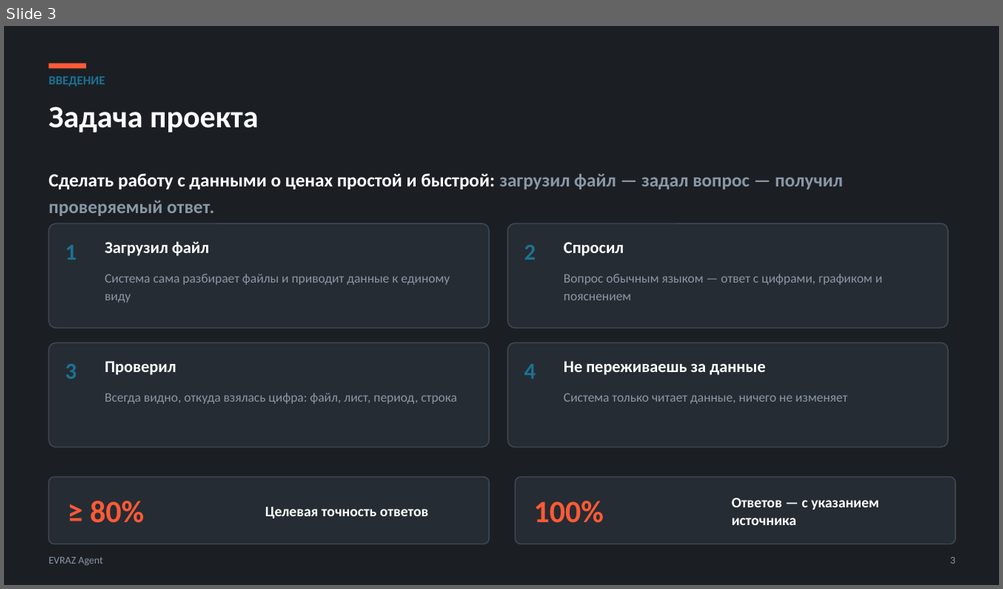
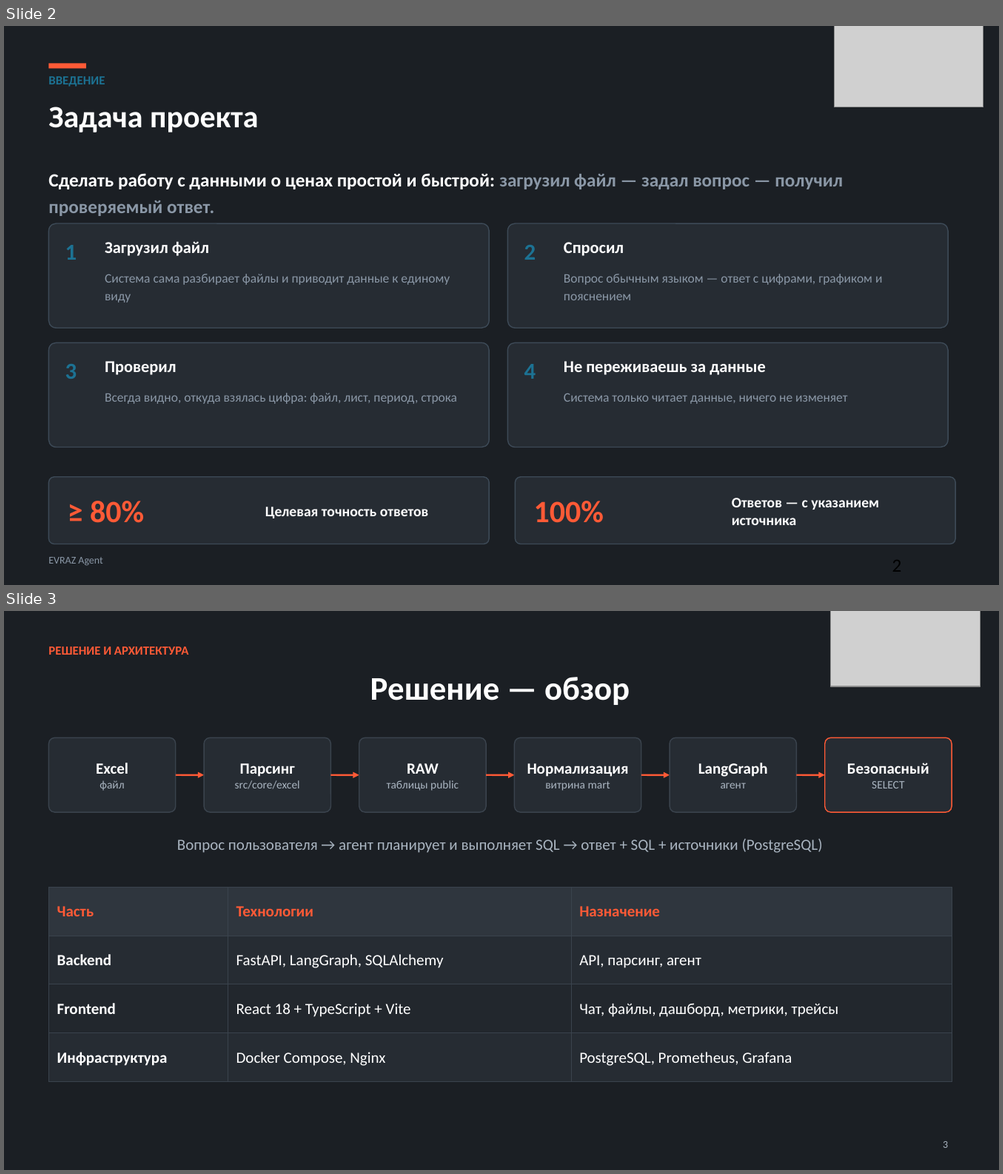
Before and after one commit to kostIT13/EVRAZ_ExcelAgent, a slide deck: data/EVRAZ_Agent_defense.pptx. Shown one above the other, each under a label of ours: slide 3 before the commit, slides 2 and 3 after it. The pictures are 1003x589 and 1003x1174 pixels, drawn with LibreOffice and Linux fonts; fonts in the diff are those of the drawing; grey boxes stand for pictures. Boxes give left, top, right and bottom in pixels: in the first picture for what was removed or moved away, otherwise in the second. Text is boxed around its words. In the diff, an @@ line names an element or a change of style, - is before the commit and + after.

```diff
--- a/data/EVRAZ_Agent_defense.pptx
+++ b/data/EVRAZ_Agent_defense.pptx
@@ slide 3 added at [4,611,999,1170], background #FFFFFF @@
@@ rectangle added at [4,611,999,1170], fill #1B1F24 @@
@@ picture added at [831,611,980,686] @@
@@ text added at [48,647,189,655], 12 pt, text #FF5A36, bold @@
+РЕШЕНИЕ И АРХИТЕКТУРА
@@ title added at [370,677,629,705], 32 pt, text #FFFFFF, bold @@
+Решение — обзор
@@ rounded rectangle added at [48,738,176,812], fill #262C33, outline #3A434D 1 pt @@
@@ rounded rectangle added at [204,738,331,812], fill #262C33, outline #3A434D 1 pt @@
@@ rounded rectangle added at [359,738,486,812], fill #262C33, outline #3A434D 1 pt @@
@@ rounded rectangle added at [515,738,641,812], fill #262C33, outline #3A434D 1 pt @@
@@ rounded rectangle added at [669,738,797,812], fill #262C33, outline #3A434D 1 pt @@
@@ rounded rectangle added at [825,738,951,812], fill #262C33, outline #FF5A36 1 pt @@
@@ text added at [96,763,128,791], 15 pt, text #FFFFFF, bold @@
+Excel
+файл
@@ text added at [235,763,300,789], 11 pt, text #A9B4C0 @@
+Парсинг
+src/core/excel
@@ text added at [387,763,458,791], 11 pt, text #A9B4C0 @@
+RAW
+таблицы public
@@ text added at [527,763,629,791], 15 pt, text #FFFFFF, bold @@
+Нормализация
+витрина mart
@@ text added at [698,763,768,789], 15 pt, text #FFFFFF, bold @@
+LangGraph
+агент
@@ text added at [847,763,929,789], 15 pt, text #FFFFFF, bold @@
+Безопасный
+SELECT
@@ arrow added from (176, 775) to (204, 775), #FF5A36 1.75 pt @@
@@ arrow added from (331, 775) to (359, 775), #FF5A36 1.75 pt @@
@@ arrow added from (486, 775) to (515, 775), #FF5A36 1.75 pt @@
@@ arrow added from (641, 775) to (669, 775), #FF5A36 1.75 pt @@
@@ arrow added from (797, 775) to (825, 775), #FF5A36 1.75 pt @@
@@ text added at [177,839,822,853], 15 pt, text #A9B4C0 @@
+Вопрос пользователя → агент планирует и выполняет SQL → ответ + SQL + источники (PostgreSQL)
@@ table added at [48,887,951,1082], 4 rows, 3 columns @@
+Часть | Технологии | Назначение
+Backend | FastAPI, LangGraph, SQLAlchemy | API, парсинг, агент
+Frontend | React 18 + TypeScript + Vite | Чат, файлы, дашборд, метрики, трейсы
+Инфраструктура | Docker Compose, Nginx | PostgreSQL, Prometheus, Grafana
@@ text added at [942,1142,948,1148], 10 pt, text #A9B4C0 @@
+3
@@ what was slide 3 is now slide 2 @@
@@ slide 2 changed as well @@
@@ picture added at [834,26,983,107] @@
@@ text removed at [950,557,955,564] @@
-3
```
Also in this commit, not shown: 7 other slides changed, 4 other slides added, 8 slides removed, 37 other files.
